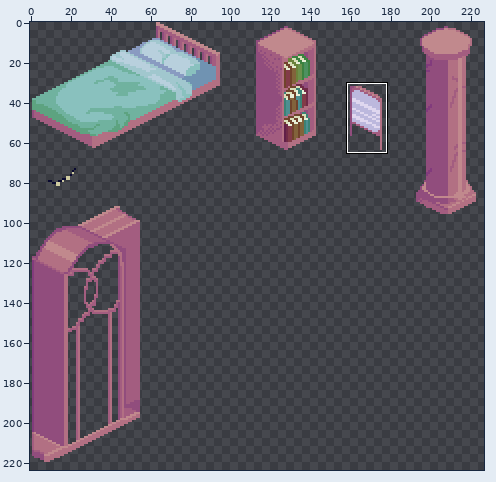
File history of a pixel-art file, Wooft/Assets/Sprites/Wooft_Isometric_Tiles_BaseBedroom.aseprite. Above: a wide view before the commit, with the close-up outlined.
Close-up. Before the edit:
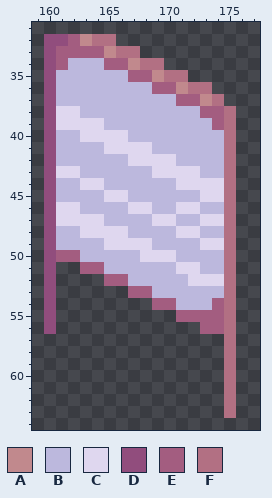
256x256 pixels, 1 frame. Shown: x 159..177, y 31..64. The wide view leaves out empty margins. The commit also changed other parts of the picture, which this record leaves out.
Palette (. is transparent): A #c1898d  B #bcb8dd  C #dfd7ef  D #914d7d  E #a35d80  F #b27083
After:
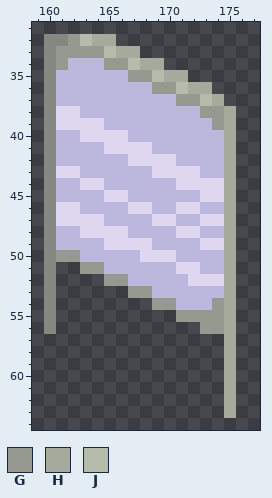
Colours new in this view: G #95998f  H #a6aa9d  J #b6bbac
Diff:
@@ palette @@
-D #914d7d
+D #858881
--- layer "Layer"
@@ x 159..177 @@
 31 ...................
-32 .DDEAFF............
-33 .DEEEEAFF..........
-34 .DEBBBEEAFF........
-35 .DBBBBBBEEAFF......
-36 .DBBBBBBBBEEAFF....
-37 .DBBBBBBBBBBEEAF...
-38 .DCCBBBBBBBBBBEEF..
-39 .DCCCCBBBBBBBBBEF..
-40 .DBBCCCCBBBBBBBBF..
-41 .DBBBBCCCCBBBBBBF..
-42 .DBBBBBBCCCCBBBBF..
-43 .DCCBBBBBBCCCCBBF..
-44 .DBBCCBBBBBBCCCCF..
-45 .DBBBBCCBBBBBBCCF..
-46 .DCCBBBBCCBBCCBBF..
-47 .DCCCCBBBBCCBBCCF..
-48 .DBBCCCCBBBBCCBBF..
-49 .DBBBBCCCCBBBBCCF..
-50 .DEEBBBBBCCCBBBBF..
-51 .D..EEBBBBBBCCBBF..
-52 .D....EEBBBBBCCCF..
-53 .D......EEBBBBBBF..
-54 .D........EEBBBEF..
-55 .D..........EEEEF..
-56 .D............EEF..
-57 ................F..
-58 ................F..
-59 ................F..
-60 ................F..
-61 ................F..
-62 ................F..
-63 ................F..
+32 .DDGJHH............
+33 .DGGGGJHH..........
+34 .DGBBBGGJHH........
+35 .DBBBBBBGGJHH......
+36 .DBBBBBBBBGGJHH....
+37 .DBBBBBBBBBBGGJH...
+38 .DCCBBBBBBBBBBGGH..
+39 .DCCCCBBBBBBBBBGH..
+40 .DBBCCCCBBBBBBBBH..
+41 .DBBBBCCCCBBBBBBH..
+42 .DBBBBBBCCCCBBBBH..
+43 .DCCBBBBBBCCCCBBH..
+44 .DBBCCBBBBBBCCCCH..
+45 .DBBBBCCBBBBBBCCH..
+46 .DCCBBBBCCBBCCBBH..
+47 .DCCCCBBBBCCBBCCH..
+48 .DBBCCCCBBBBCCBBH..
+49 .DBBBBCCCCBBBBCCH..
+50 .DGGBBBBBCCCBBBBH..
+51 .D..GGBBBBBBCCBBH..
+52 .D....GGBBBBBCCCH..
+53 .D......GGBBBBBBH..
+54 .D........GGBBBGH..
+55 .D..........GGGGH..
+56 .D............GGH..
+57 ................H..
+58 ................H..
+59 ................H..
+60 ................H..
+61 ................H..
+62 ................H..
+63 ................H..
 64 ...................
Pixel boxes of the changes (left, top, right, bottom) in both close-ups:
changed: (44, 34, 236, 418)
